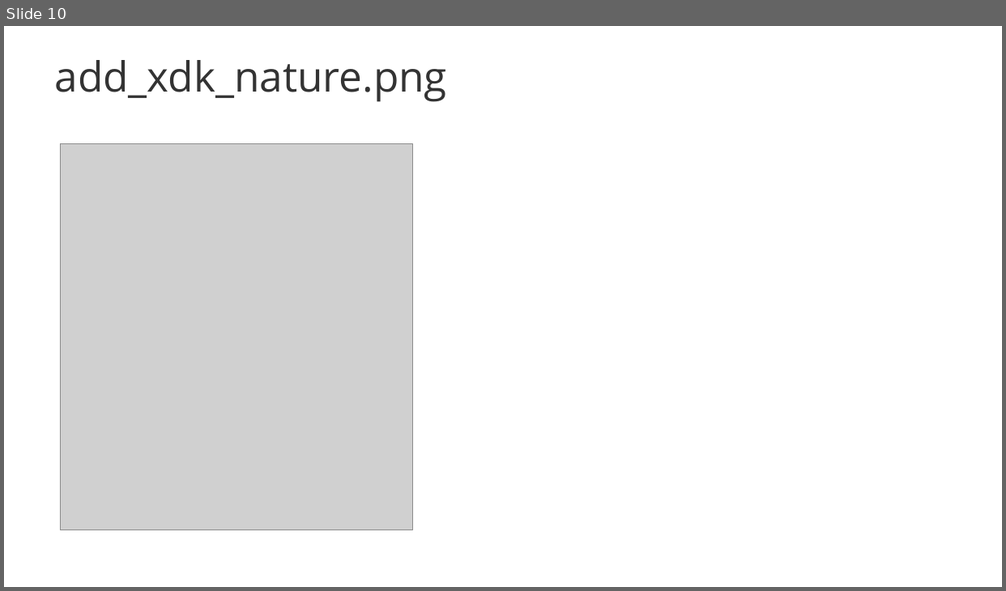
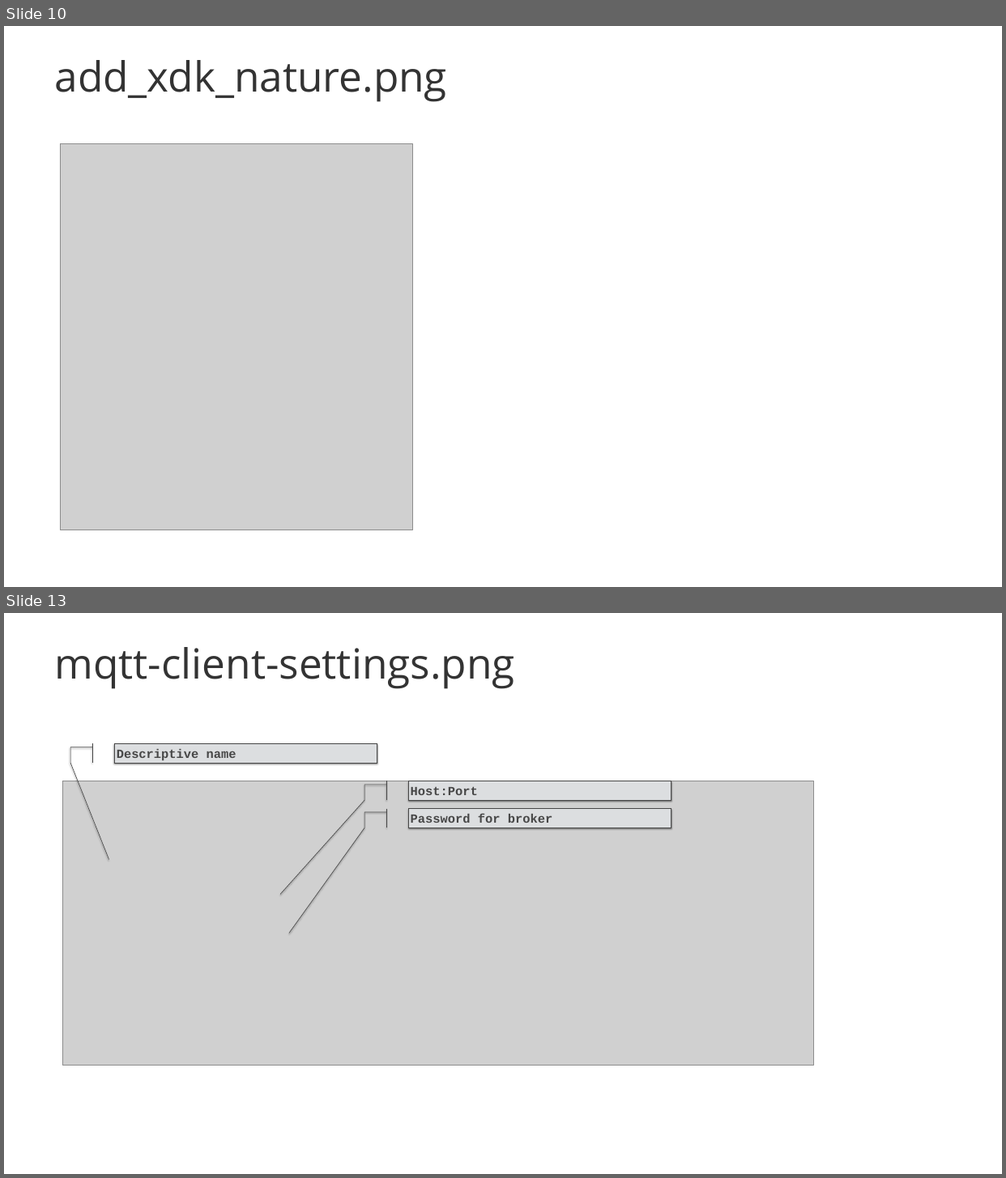
Before and after one commit to solace-iot-team/Bosch-IoT-Showcase, a slide deck: doc/images/Bosch-IoT-Showcase-picture-source.pptx. Shown one above the other, each under a label of ours: slide 10 before the commit, slides 10 and 13 after it; the slides between them are not shown. The pictures are 1006x591 and 1006x1178 pixels, drawn with LibreOffice and Linux fonts; fonts in the diff are those of the drawing; grey boxes stand for pictures; background and template pictures are left out. Boxes give left, top, right and bottom in pixels: in the first picture for what was removed or moved away, otherwise in the second. Text is boxed around its words. In the diff, an @@ line names an element or a change of style, - is before the commit and + after.

```diff
--- a/doc/images/Bosch-IoT-Showcase-picture-source.pptx
+++ b/doc/images/Bosch-IoT-Showcase-picture-source.pptx
@@ slide 13 added at <box>4,613,1002,1174</box>, background #FFFFFF @@
@@ title added at <box>55,647,515,689</box>, 80 pt, text #333333 @@
+mqtt-client-settings.png
@@ group added at <box>63,743,813,1065</box>: 3 accent border callouts, 1 picture @@
+Host:Port
+Descriptive name
+Password for broker
```
Also in this commit, not shown: 1 slide changed, 3 other slides added, 2 other files.
